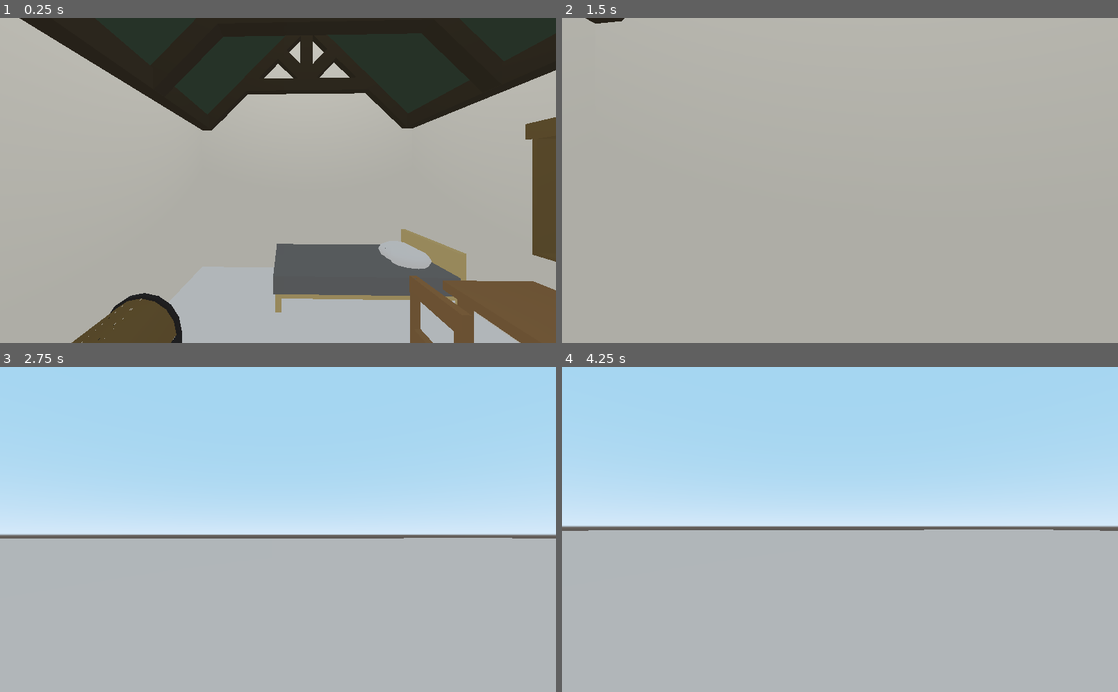
Above: before the commit, frames 1-4 (two rows, left to right).
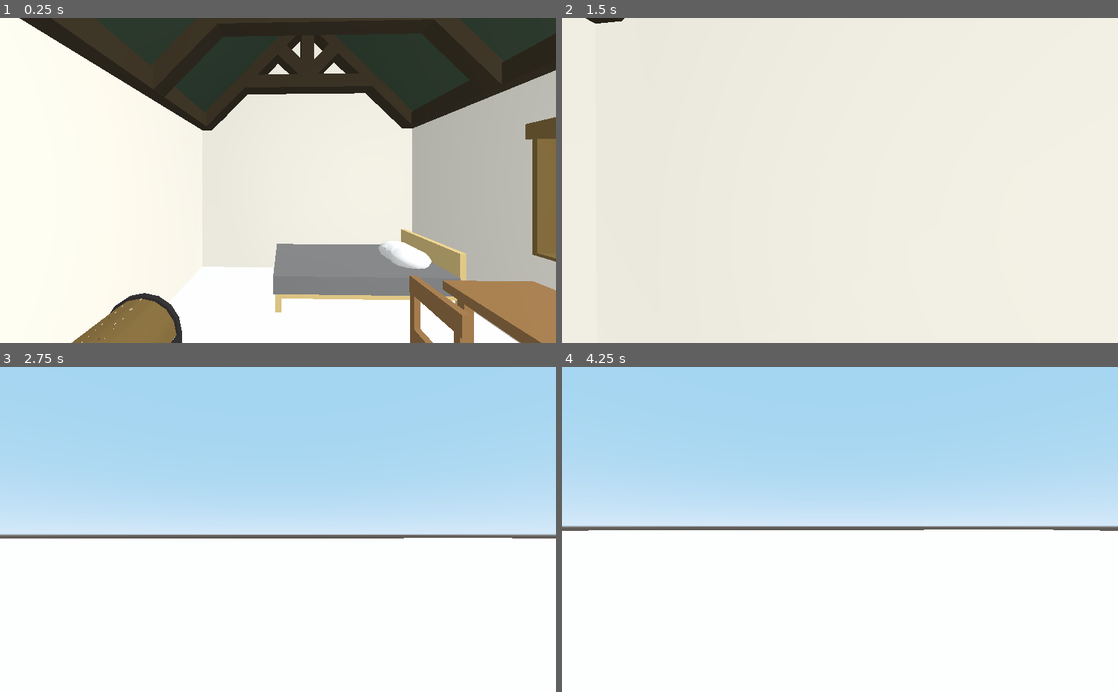
Above: after the commit, the same moments.

Repository: glang/Dungeon-City
Game: Godot game, scene res://City.tscn
Same seed, same stepped clock (60 frames per second), same inputs: the game is played once before the commit and once after it.
Inputs (mouse positions are in pixels of both pictures, inside the frame that each line leads up to):
- Up to frame 1 (0.25 s): no input
- Up to frame 2 (1.5 s): tap Enter at 0.5 s; move the mouse to (867, 180) at 0.52 s; press the mouse at (867, 180) at 0.53 s; hold W (move_forward) from 0.53 s (still down); tap Space (jump) at 0.77 s; move the mouse to (812, 180) at 1.27 s; release the mouse at (812, 180) at 1.28 s; click (812, 180) at 1.35 s
- Up to frame 3 (2.75 s): keep holding W (move_forward); tap Space (jump) at 1.52 s; move the mouse to (289, 523) at 2.02 s; press the mouse at (289, 523) at 2.03 s
- Up to frame 4 (4.25 s): keep holding W (move_forward); tap Space (jump) at 2.75, 3.02, 3.77 s; move the mouse to (834, 536) at 2.77 s; release the mouse at (834, 536) at 2.78 s; click (834, 536) at 2.85 s; tap Enter at 3.5 s; move the mouse to (878, 532) at 3.52 s; press the mouse at (878, 532) at 3.53 s

The runs differ from the first frame. In frame 1, 64% of the frame differs, in the area x 0-100%, y 0-100%; in frame 2, 100%; in frame 3, 47%; in frame 4, 50%.

Commit message:
moved omni light to standing lamp and added directional light

Diff:
--- a/City.tscn
+++ b/City.tscn
@@ -34,7 +34,7 @@
 shape = SubResource( 2 )
 
 [node name="OmniLight" type="OmniLight" parent="."]
-transform = Transform( 1, 0, 0, 0, 1, 0, 0, 0, 1, 0, 5.44634, -1.35744 )
+transform = Transform( 1, 0, 0, 0, 1, 0, 0, 0, 1, 1.49261, 1.47817, -2.59041 )
 light_energy = 0.5
 light_indirect_energy = 0.5
 
@@ -354,18 +354,6 @@
 height = 0.2
 depth = 0.2
 
-[node name="front beam" type="CSGBox" parent="Misc beams"]
-transform = Transform( -1.62921e-07, 0, 1, 0, 1, 0, -1, 0, -1.62921e-07, 3.22478, 2.42218, 0.200765 )
-width = 3.77618
-height = 0.2
-depth = 0.2
-
-[node name="back beam" type="CSGBox" parent="Misc beams"]
-transform = Transform( -1.62921e-07, 0, 1, 0, 1, 0, -1, 0, -1.62921e-07, -2.96767, 2.42218, 0.200767 )
-width = 3.77618
-height = 0.2
-depth = 0.2
-
 [node name="Walls" type="CSGCombiner" parent="."]
 material_override = ExtResource( 11 )
 
@@ -439,10 +427,10 @@
 [node name="Triangle Beams" type="Node" parent="."]
 
 [node name="Triangle Beams" parent="Triangle Beams" instance=ExtResource( 1 )]
-transform = Transform( 1, 0, 0, 0, 1, 0, 0, 0, 1, 3.07282, 3.04624, -1.40136 )
+transform = Transform( 1, 0, 0, 0, 1, 0, 0, 0, 1, 2.82119, 3.04624, -1.40136 )
 
 [node name="Triangle Beams2" parent="Triangle Beams" instance=ExtResource( 1 )]
-transform = Transform( 1, 0, 0, 0, 1, 0, 0, 0, 1, -2.81581, 3.04624, -1.40136 )
+transform = Transform( 1, 0, 0, 0, 1, 0, 0, 0, 1, -2.67665, 3.04624, -1.40136 )
 
 [node name="Triangle Beams3" parent="Triangle Beams" instance=ExtResource( 1 )]
 transform = Transform( 0.4, 0, 0, 0, 1, 0, 0, 0, 1, -1.03244, 3.04624, -1.40136 )
@@ -530,87 +518,119 @@
 
 [node name="Outdoor wall decor" type="Node" parent="."]
 
-[node name="CSGBox" type="CSGBox" parent="Outdoor wall decor"]
-transform = Transform( -1.62921e-07, 0, 1, 0, 1, 0, -1, 0, -1.62921e-07, 3.14205, 1.15246, -0.0626851 )
-width = 0.2
-height = 2.35806
-depth = 0.05
-material = ExtResource( 12 )
-
-[node name="CSGBox9" type="CSGBox" parent="Outdoor wall decor"]
-transform = Transform( -1.62921e-07, 0, 1, 0, 1, 0, -1, 0, -1.62921e-07, 3.14205, 0.256818, -0.982756 )
-width = 0.2
-height = 0.526704
-depth = 0.05
-material = ExtResource( 12 )
-
-[node name="CSGBox10" type="CSGBox" parent="Outdoor wall decor"]
-transform = Transform( -1.62921e-07, 0, 1, 0, 1, 0, -1, 0, -1.62921e-07, 3.14205, 0.264599, -3.12853 )
-width = 0.2
-height = 0.526704
-depth = 0.05
-material = ExtResource( 12 )
-
-[node name="CSGBox11" type="CSGBox" parent="Outdoor wall decor"]
-transform = Transform( -1.62921e-07, 0, 1, 0, 1, 0, -1, 0, -1.62921e-07, 3.14205, 2.11596, -2.59543 )
-width = 0.2
-height = 0.526704
-depth = 0.05
-material = ExtResource( 12 )
-
-[node name="CSGBox12" type="CSGBox" parent="Outdoor wall decor"]
-transform = Transform( -1.62921e-07, 0, 1, 0, 1, 0, -1, 0, -1.62921e-07, 3.14205, 2.11596, -1.49118 )
-width = 0.2
-height = 0.526704
-depth = 0.05
-material = ExtResource( 12 )
-
-[node name="CSGBox2" type="CSGBox" parent="Outdoor wall decor"]
-transform = Transform( -1.62921e-07, 0, 1, 0, 1, 0, -1, 0, -1.62921e-07, 3.14205, 1.17061, -0.960582 )
+[node name="front wall left" type="CSGBox" parent="Outdoor wall decor"]
+transform = Transform( -1.62921e-07, 0, 1, 0, 1, 0, -1, 0, -1.62921e-07, 3.14205, 1.15246, 0.471111 )
+width = 0.13
+height = 2.35806
+depth = 0.05
+material = ExtResource( 4 )
+
+[node name="front wall right" type="CSGBox" parent="Outdoor wall decor"]
+transform = Transform( -1.62921e-07, 0, 1, 0, 1, 0, -1, 0, -1.62921e-07, 3.14205, 1.15246, -3.28648 )
+width = 0.13
+height = 2.35806
+depth = 0.05
+material = ExtResource( 4 )
+
+[node name="front wall top" type="CSGBox" parent="Outdoor wall decor"]
+transform = Transform( 2.65431e-14, 1.62921e-07, 1, 1, -1.62921e-07, 0, 1.62921e-07, 1, -1.62921e-07, 3.14205, 2.39465, -1.39764 )
+width = 0.13
+height = 3.9057
+depth = 0.05
+material = ExtResource( 4 )
+
+[node name="front wall base 2" type="CSGBox" parent="Outdoor wall decor"]
+transform = Transform( 2.65431e-14, 1.62921e-07, 1, 1, -1.62921e-07, 0, 1.62921e-07, 1, -1.62921e-07, 3.14205, 0.0595483, -2.91311 )
+width = 0.13
+height = 0.837758
+depth = 0.05
+material = ExtResource( 4 )
+
+[node name="front wall base 1" type="CSGBox" parent="Outdoor wall decor"]
+transform = Transform( 2.65431e-14, 1.62921e-07, 1, 1, -1.62921e-07, 0, 1.62921e-07, 1, -1.62921e-07, 3.14205, 0.0655956, -0.530678 )
+width = 0.13
+height = 2.12277
+depth = 0.05
+material = ExtResource( 4 )
+
+[node name="right wall left" type="CSGBox" parent="Outdoor wall decor"]
+transform = Transform( -1, 0, -3.25841e-07, 0, 1, 0, 3.25841e-07, 0, -1, 3.06546, 1.15246, -3.35732 )
+width = 0.13
+height = 2.35806
+depth = 0.05
+material = ExtResource( 4 )
+
+[node name="right wall right" type="CSGBox" parent="Outdoor wall decor"]
+transform = Transform( -1, 0, -3.25841e-07, 0, 1, 0, 3.25841e-07, 0, -1, -2.86816, 1.15246, -3.35732 )
+width = 0.13
+height = 2.35806
+depth = 0.05
+material = ExtResource( 4 )
+
+[node name="back wall left" type="CSGBox" parent="Outdoor wall decor"]
+transform = Transform( -1.62921e-07, 0, 1, 0, 1, 0, -1, 0, -1.62921e-07, -2.95682, 1.15246, -3.28648 )
+width = 0.13
+height = 2.35806
+depth = 0.05
+material = ExtResource( 4 )
+
+[node name="back wall right" type="CSGBox" parent="Outdoor wall decor"]
+transform = Transform( -1.62921e-07, 0, 1, 0, 1, 0, -1, 0, -1.62921e-07, -2.97959, 1.15246, 0.486094 )
+width = 0.13
+height = 2.35806
+depth = 0.05
+material = ExtResource( 4 )
+
+[node name="back wall base" type="CSGBox" parent="Outdoor wall decor"]
+transform = Transform( 2.65431e-14, 1.62921e-07, 1, 1, -1.62921e-07, 0, 1.62921e-07, 1, -1.62921e-07, -2.95964, 0.0655958, -1.4161 )
+width = 0.13
+height = 3.92692
+depth = 0.05
+material = ExtResource( 4 )
+
+[node name="right wall base" type="CSGBox" parent="Outdoor wall decor"]
+transform = Transform( -1.62921e-07, -1, 0, 1, -1.62921e-07, 0, 0, 0, 1, 0.079905, 0.065596, -3.36155 )
+width = 0.13
+height = 5.96221
+depth = 0.05
+material = ExtResource( 4 )
+
+[node name="left wall base" type="CSGBox" parent="Outdoor wall decor"]
+transform = Transform( -1.62921e-07, -1, 0, 1, -1.62921e-07, 0, 0, 0, 1, 0.079905, 0.065596, 0.554021 )
+width = 0.13
+height = 5.96221
+depth = 0.05
+material = ExtResource( 4 )
+
+[node name="back wall top" type="CSGBox" parent="Outdoor wall decor"]
+transform = Transform( 2.65431e-14, 1.62921e-07, 1, 1, -1.62921e-07, 0, 1.62921e-07, 1, -1.62921e-07, -2.96209, 2.39465, -1.39764 )
+width = 0.13
+height = 3.9057
+depth = 0.05
+material = ExtResource( 4 )
+
+[node name="left wall left" type="CSGBox" parent="Outdoor wall decor"]
+transform = Transform( -1, 0, -3.25841e-07, 0, 1, 0, 3.25841e-07, 0, -1, -2.90601, 1.15246, 0.553846 )
+width = 0.13
+height = 2.35806
+depth = 0.05
+material = ExtResource( 4 )
+
+[node name="left wall right" type="CSGBox" parent="Outdoor wall decor"]
+transform = Transform( -1, 0, -3.25841e-07, 0, 1, 0, 3.25841e-07, 0, -1, 3.06547, 1.15246, 0.561476 )
+width = 0.13
+height = 2.35806
+depth = 0.05
+material = ExtResource( 4 )
+
+[node name="CSGBox3" type="CSGBox" parent="Outdoor wall decor"]
+transform = Transform( 2.65431e-14, 1.62921e-07, 1, 1, -1.62921e-07, 0, 1.62921e-07, 1, -1.62921e-07, 3.14205, 0.622265, -2.91311 )
 visible = false
-width = 0.2
-height = 2.31075
-depth = 0.05
-material = ExtResource( 12 )
-
-[node name="CSGBox3" type="CSGBox" parent="Outdoor wall decor"]
-transform = Transform( 2.65431e-14, 1.62921e-07, 1, 1, -1.62921e-07, 0, 1.62921e-07, 1, -1.62921e-07, 3.14205, 0.627396, -2.91311 )
-width = 0.2
+width = 0.13
 height = 0.837758
 depth = 0.05
-material = ExtResource( 12 )
-
-[node name="CSGBox6" type="CSGBox" parent="Outdoor wall decor"]
-transform = Transform( 2.65431e-14, 1.62921e-07, 1, 1, -1.62921e-07, 0, 1.62921e-07, 1, -1.62921e-07, 3.14205, 1.82419, -2.91311 )
-width = 0.2
-height = 0.837758
-depth = 0.05
-material = ExtResource( 12 )
-
-[node name="CSGBox4" type="CSGBox" parent="Outdoor wall decor"]
-transform = Transform( 2.65431e-14, 1.62921e-07, 1, 1, -1.62921e-07, 0, 1.62921e-07, 1, -1.62921e-07, 3.14205, 0.620089, -0.530678 )
-width = 0.2
-height = 2.12277
-depth = 0.05
-material = ExtResource( 12 )
-
-[node name="CSGBox5" type="CSGBox" parent="Outdoor wall decor"]
-transform = Transform( 2.65431e-14, 1.62921e-07, 1, 1, -1.62921e-07, 0, 1.62921e-07, 1, -1.62921e-07, 3.14205, 1.827, -0.530678 )
-width = 0.2
-height = 2.12277
-depth = 0.05
-material = ExtResource( 12 )
-
-[node name="CSGBox7" type="CSGBox" parent="Outdoor wall decor"]
-transform = Transform( 1.47472e-07, 6.92473e-08, 1, 0.440864, -0.897574, -2.86041e-09, 0.897574, 0.440864, -1.62896e-07, 3.14205, 1.19703, -1.2198 )
-width = 0.2
-height = 1.27294
-depth = 0.05
-material = ExtResource( 12 )
-
-[node name="CSGBox8" type="CSGBox" parent="Outdoor wall decor"]
-transform = Transform( 1.46233e-07, -7.18258e-08, 1, -0.440864, -0.897574, 0, 0.897574, -0.440864, -1.62921e-07, 3.14205, 1.19703, -2.86692 )
-width = 0.2
-height = 1.27294
-depth = 0.05
-material = ExtResource( 12 )
+material = ExtResource( 4 )
+
+[node name="DirectionalLight" type="DirectionalLight" parent="."]
+transform = Transform( 0.872445, 1.8398e-08, 0.488713, -0.378013, -0.633813, 0.674824, 0.309752, -0.773486, -0.552967, 0, 6.54712, -9.4079 )
+light_energy = 0.8
